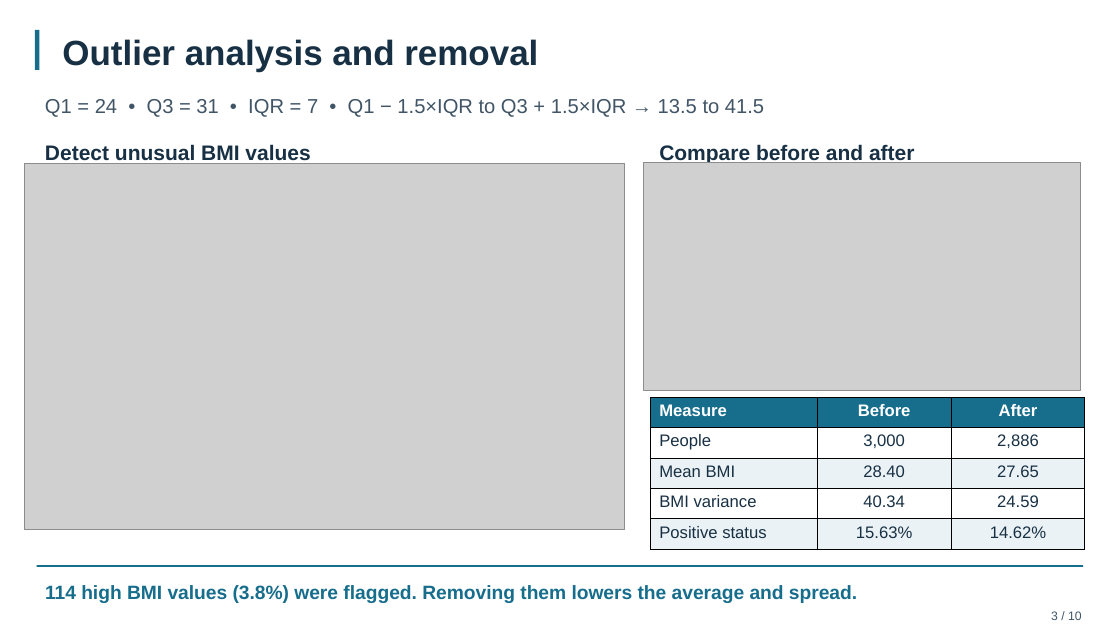
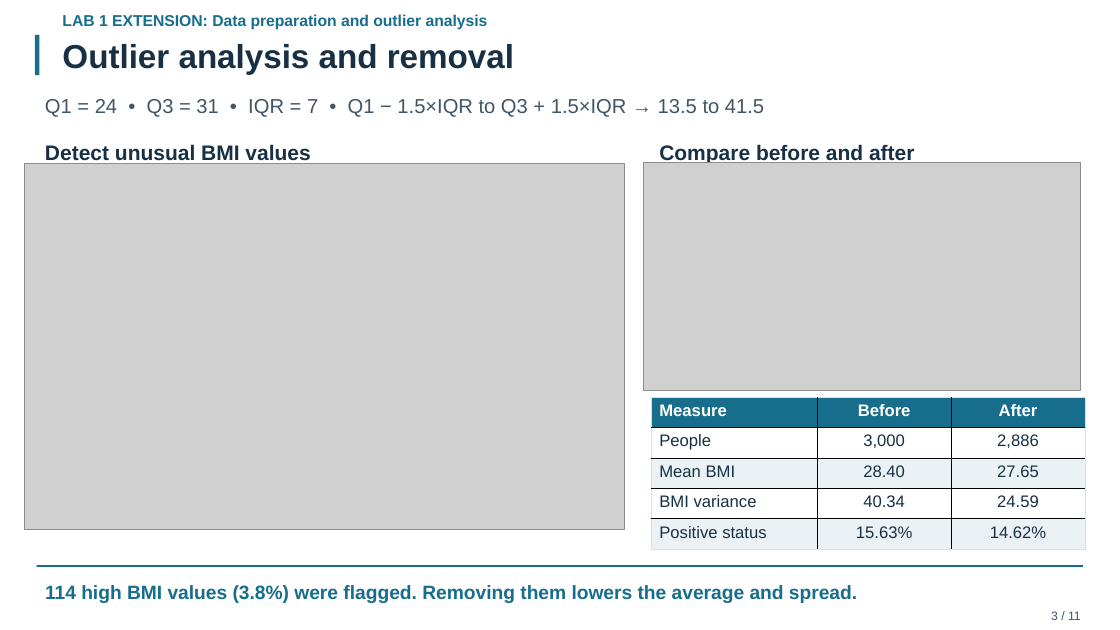
Before and after one commit to aryan8678/Maths-lab-project, a slide deck: slide 4 of submission/Diabetes_Statistics_Presentation.pptx. Drawn at 1120x630 pixels with LibreOffice and Linux fonts; fonts in the diff are those of the drawing; grey boxes stand for pictures. Boxes give left, top, right and bottom in pixels: in the first picture for what was removed or moved away, otherwise in the second. Text is boxed around its words. In the diff, an @@ line names an element or a change of style, - is before the commit and + after.

```diff
--- a/submission/Diabetes_Statistics_Presentation.pptx
+++ b/submission/Diabetes_Statistics_Presentation.pptx
@@ text added at <box>62,14,488,30</box>, 13.5 pt, text #176D8C, bold @@
+LAB 1 EXTENSION: Data preparation and outlier analysis
@@ rectangle: place and size @@
-rectangle at <box>35,29,39,70</box>
+rectangle at <box>35,35,39,76</box>
@@ text "Outlier analysis and removal" at <box>62,44,514,75</box>: size 30 to 28.5 pt @@
@@ table at <box>651,397,1085,549</box> @@
@@ borders changed @@
@@ text at <box>1051,611,1081,620</box>: text changed @@
-3 / 10
+3 / 11
```
Also in this commit, not shown: 9 other slides changed, 2 slides added, 1 slide removed, 14 other files.
